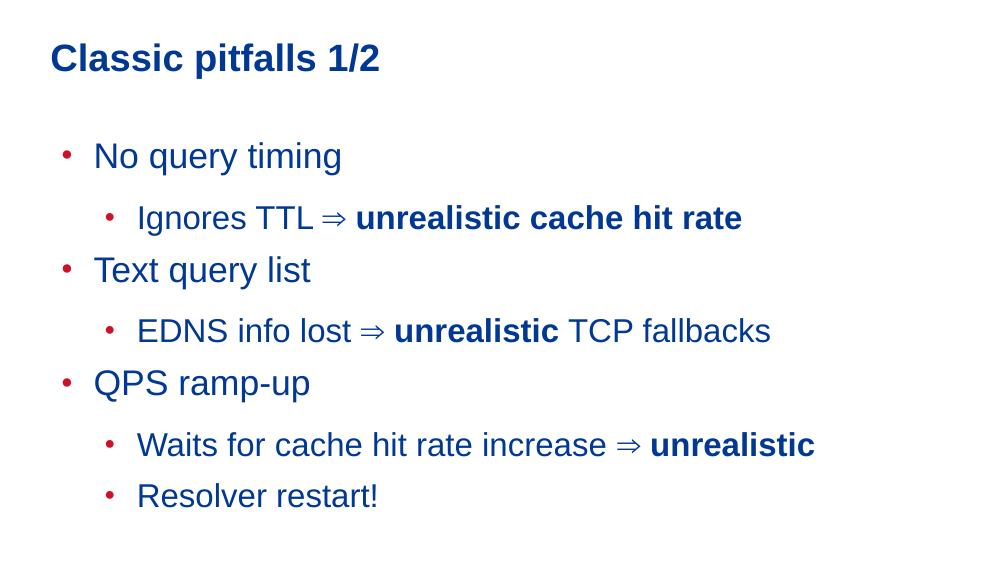
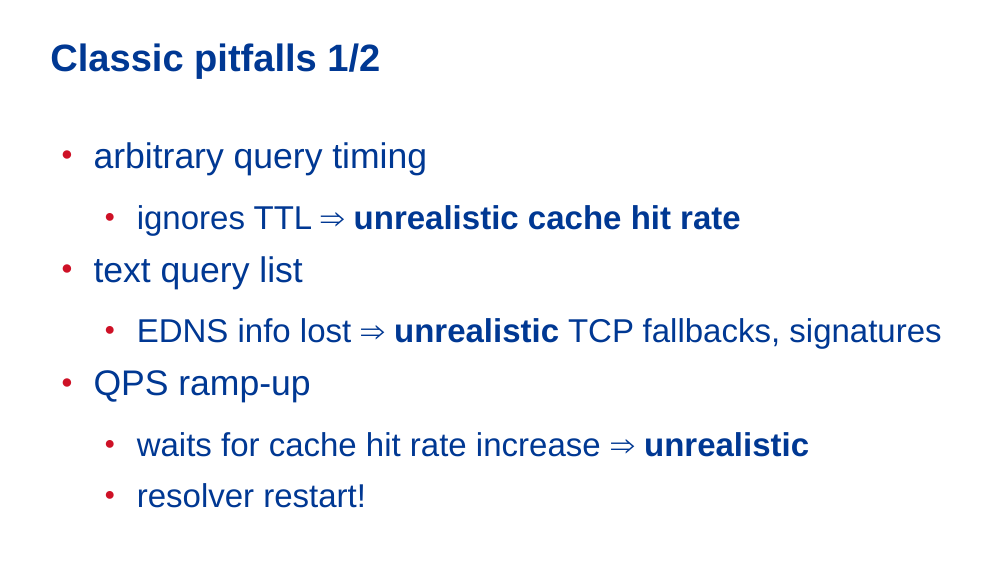
Before and after one commit to vcunat/nic-slides, a slide deck: slide 9 of 19-bench/benchmarking.odp. Drawn at 1008x567 pixels with LibreOffice and Linux fonts; fonts in the diff are those of the drawing; background and template pictures are left out. Boxes give left, top, right and bottom in pixels: in the first picture for what was removed or moved away, otherwise in the second. Text is boxed around its words. In the diff, an @@ line names an element or a change of style, - is before the commit and + after.

```diff
--- a/19-bench/benchmarking.odp
+++ b/19-bench/benchmarking.odp
@@ text at [94,142,941,349]: text changed @@
-● No query timing
-  ● Ignores TTL ⇒ unrealistic cache hit rate
-● Text query list
-  ● EDNS info lost ⇒ unrealistic TCP fallbacks
+● arbitrary query timing
+  ● ignores TTL ⇒ unrealistic cache hit rate
+● text query list
+  ● EDNS info lost ⇒ unrealistic TCP fallbacks, signatures
@@ text at [137,432,809,508]: text changed @@
-  ● Waits for cache hit rate increase ⇒ unrealistic
-  ● Resolver restart!
+  ● waits for cache hit rate increase ⇒ unrealistic
+  ● resolver restart!
```
Also in this commit, not shown: 17 other slides changed, 1 slide removed.
